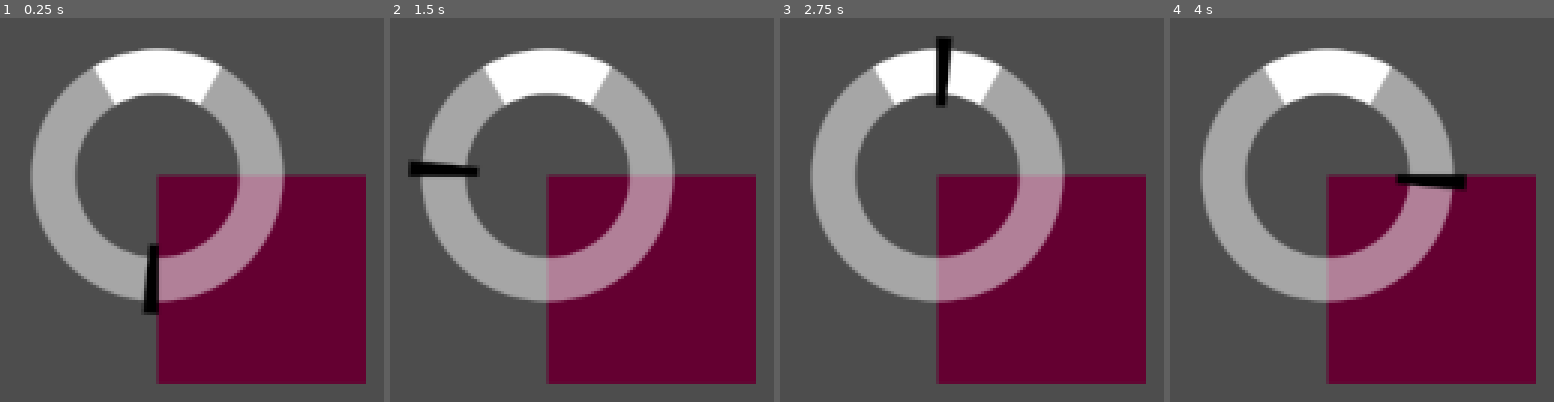
Above: before the commit, frames 1-4 (left to right).
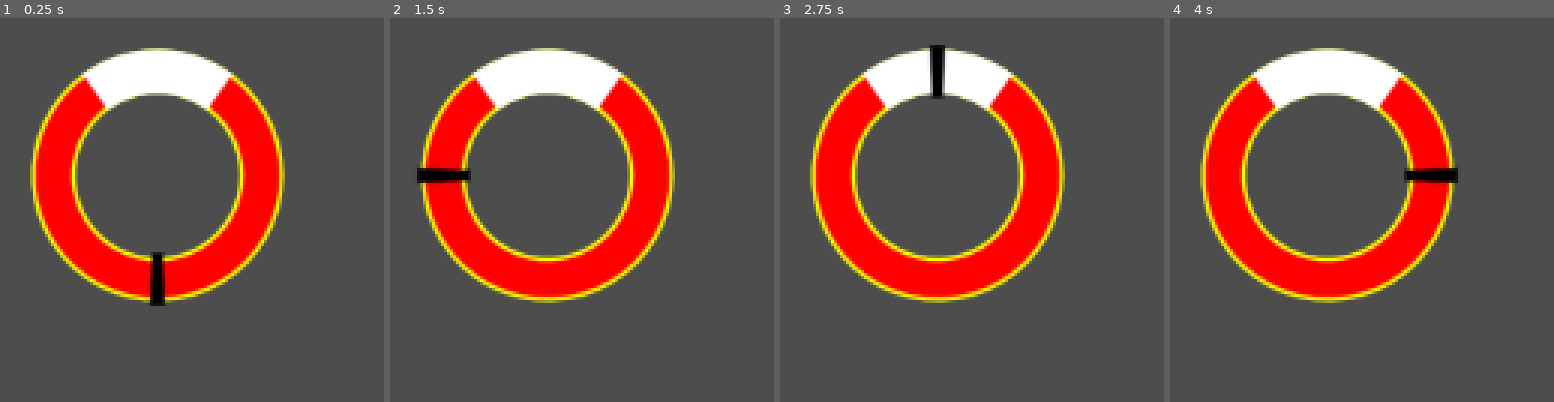
Above: after the commit, the same moments.

Repository: shapeshiftingrabbits/godot-wild-jam-68
Game: Godot game, scene res://scenes/default_scene.tscn
The game is run twice, just before and just after one commit, with the same random seed, the same clock (stepped at 60 frames per second) and the same inputs. The engine's default icon, where the game draws it, is replaced by a stand-in: a white triangle on a blue panel in a dark square.
Inputs:
- Up to frame 1 (0.25 s): no input
- Up to frame 2 (1.5 s): hold Space (minigame_interact, bound only after the commit) 0.53-1.28 s; tap Space (minigame_interact, bound only after the commit) at 1.35 s
- Up to frame 3 (2.75 s): hold Space (minigame_interact, bound only after the commit) from 2.03 s (still down)
- Up to frame 4 (4 s): release Space (minigame_interact, bound only after the commit) at 2.78 s; tap Space (minigame_interact, bound only after the commit) at 2.85 s; hold Space (minigame_interact, bound only after the commit) from 3.53 s (still down)

The runs differ from the first frame. In frame 1, 42% of the frame differs, in the area x 7-96%, y 7-96%; in frame 2, 42%; in frame 3, 43%, in the area x 7-96%, y 4-96%; in frame 4, 42%.

Commit message:
Partial hammer minigame mechanic

Diff:
--- /dev/null
+++ b/default_bus_layout.tres
@@ -0,0 +1,24 @@
+[gd_resource type="AudioBusLayout" load_steps=2 format=3 uid="uid://deerb0ujjv3ch"]
+
+[sub_resource type="AudioEffectReverb" id="AudioEffectReverb_fxb0d"]
+resource_name = "Reverb"
+room_size = 0.2
+damping = 0.1
+spread = 0.5
+wet = 0.3
+
+[resource]
+bus/1/name = &"SFX"
+bus/1/solo = false
+bus/1/mute = false
+bus/1/bypass_fx = false
+bus/1/volume_db = 0.0
+bus/1/send = &"Master"
+bus/2/name = &"Hammer"
+bus/2/solo = false
+bus/2/mute = false
+bus/2/bypass_fx = false
+bus/2/volume_db = 0.0
+bus/2/send = &"SFX"
+bus/2/effect/0/effect = SubResource("AudioEffectReverb_fxb0d")
+bus/2/effect/0/enabled = true
--- a/project.godot
+++ b/project.godot
@@ -14,3 +14,14 @@
 run/main_scene="res://scenes/default_scene.tscn"
 config/features=PackedStringArray("4.2", "Forward Plus")
 config/icon="res://icon.svg"
+
+[input]
+
+minigame_interact={
+"deadzone": 0.5,
+"events": [Object(InputEventKey,"resource_local_to_scene":false,"resource_name":"","device":0,"window_id":0,"alt_pressed":false,"shift_pressed":false,"ctrl_pressed":false,"meta_pressed":false,"pressed":false,"keycode":0,"physical_keycode":32,"key_label":0,"unicode":0,"echo":false,"script":null)
+, Object(InputEventKey,"resource_local_to_scene":false,"resource_name":"","device":0,"window_id":0,"alt_pressed":false,"shift_pressed":false,"ctrl_pressed":false,"meta_pressed":false,"pressed":false,"keycode":0,"physical_keycode":4194309,"key_label":0,"unicode":0,"echo":false,"script":null)
+, Object(InputEventMouseButton,"resource_local_to_scene":false,"resource_name":"","device":-1,"window_id":0,"alt_pressed":false,"shift_pressed":false,"ctrl_pressed":false,"meta_pressed":false,"button_mask":0,"position":Vector2(0, 0),"global_position":Vector2(0, 0),"factor":1.0,"button_index":1,"canceled":false,"pressed":false,"double_click":false,"script":null)
+, Object(InputEventJoypadButton,"resource_local_to_scene":false,"resource_name":"","device":-1,"button_index":0,"pressure":0.0,"pressed":false,"script":null)
+]
+}
--- a/scenes/default_scene.tscn
+++ b/scenes/default_scene.tscn
@@ -1,27 +1,41 @@
-[gd_scene load_steps=5 format=3 uid="uid://ykhkmcg0j1g8"]
+[gd_scene load_steps=9 format=3 uid="uid://ykhkmcg0j1g8"]
 
-[ext_resource type="Texture2D" uid="uid://b8m4es6sow0pu" path="res://icon.svg" id="1_vijgq"]
-[ext_resource type="Script" path="res://scripts/HammerIndicatorUnderlay.gd" id="2_mao3e"]
-[ext_resource type="Script" path="res://scripts/HammerIndicatorTarget.gd" id="3_oad2p"]
-[ext_resource type="Script" path="res://scripts/HammerIndicatorCurrent.gd" id="4_upeu7"]
+[ext_resource type="Script" path="res://scripts/hammer_indicator.gd" id="1_unvey"]
+[ext_resource type="Script" path="res://scripts/hammer_indicator_target.gd" id="3_oad2p"]
+[ext_resource type="Script" path="res://scripts/hammer_indicator_current.gd" id="4_upeu7"]
+[ext_resource type="AudioStream" uid="uid://cbo18v0a8i7qe" path="res://assets/audio/impactMetal_medium_000.ogg" id="5_4rqhw"]
+[ext_resource type="Script" path="res://scripts/hammer_indicator_track.gd" id="5_xs18s"]
+[ext_resource type="AudioStream" uid="uid://ish4hf4dkf2k" path="res://assets/audio/impactMetal_medium_001.ogg" id="6_luhd0"]
+[ext_resource type="AudioStream" uid="uid://ccv324m81iqkt" path="res://assets/audio/impactMetal_medium_002.ogg" id="7_7j0or"]
+
+[sub_resource type="AudioStreamRandomizer" id="AudioStreamRandomizer_vcxv0"]
+playback_mode = 1
+streams_count = 3
+stream_0/stream = ExtResource("5_4rqhw")
+stream_0/weight = 1.0
+stream_1/stream = ExtResource("6_luhd0")
+stream_1/weight = 1.0
+stream_2/stream = ExtResource("7_7j0or")
+stream_2/weight = 1.0
 
 [node name="Node2D" type="Node2D"]
 
-[node name="Sprite2D" type="Sprite2D" parent="."]
-visible = false
-texture = ExtResource("1_vijgq")
-
 [node name="Camera2D" type="Camera2D" parent="."]
 
-[node name="Polygon2D" type="Polygon2D" parent="."]
-color = Color(0.396078, 0, 0.192157, 1)
-polygon = PackedVector2Array(0, 0, 100, 0, 100, 100, 0, 100, 0, 0)
+[node name="HammerIndicator" type="Node" parent="."]
+script = ExtResource("1_unvey")
 
-[node name="HammerIndicatorUnderlay" type="Node2D" parent="."]
-script = ExtResource("2_mao3e")
+[node name="HammerIndicatorTrack" type="Node2D" parent="HammerIndicator"]
+script = ExtResource("5_xs18s")
 
-[node name="HammerIndicatorTarget" type="Node2D" parent="."]
+[node name="HammerIndicatorTarget" type="Node2D" parent="HammerIndicator"]
 script = ExtResource("3_oad2p")
 
-[node name="HammerIndicatorCurrent2" type="Node2D" parent="."]
+[node name="HammerIndicatorCurrent" type="Node2D" parent="HammerIndicator"]
 script = ExtResource("4_upeu7")
+
+[node name="HammerIndicatorAudioStreamPlayer" type="AudioStreamPlayer" parent="HammerIndicator"]
+stream = SubResource("AudioStreamRandomizer_vcxv0")
+bus = &"Hammer"
+
+[connection signal="hit" from="HammerIndicator" to="HammerIndicator/HammerIndicatorAudioStreamPlayer" method="play" binds= [0.0]]
--- a/scripts/HammerIndicatorCurrent.gd
+++ /dev/null
@@ -1,15 +0,0 @@
-extends Node2D
-
-var time : float:
-	set(value):
-		time = value
-
-func _process(_delta):
-	time += _delta
-	queue_redraw()
-
-func _draw():
-	var black : Color = Color.BLACK
-	var start : float = fmod((time) * TAU, TAU)
-
-	draw_arc(Vector2(0, 0), 50, start, start + TAU / 64, 10, black, 32, true)
--- a/scripts/HammerIndicatorTarget.gd
+++ /dev/null
@@ -1,8 +0,0 @@
-extends Node2D
-
-func _draw():
-
-	var white : Color = Color.WHITE
-	var top = (TAU / 4 * 3)
-
-	draw_arc(Vector2(0, 0), 50, top - (TAU / 12), top + (TAU / 12), 360, white, 20, true)
--- a/scripts/HammerIndicatorUnderlay.gd
+++ /dev/null
@@ -1,9 +0,0 @@
-extends Node2D
-
-func _process(_delta):
-	queue_redraw()
-
-func _draw():
-	var white : Color = Color(255, 255, 255, 0.5)
-
-	draw_arc(Vector2(0, 0), 50, 0, TAU, 360, white, 20, true)
--- /dev/null
+++ b/scripts/hammer_indicator.gd
@@ -0,0 +1,38 @@
+extends Node
+signal hit
+
+@export var loop_time_seconds: float = 1.0
+@export var difficulty: int = 5
+
+@onready var current: Node2D = get_node("HammerIndicatorCurrent")
+@onready var target: Node2D = get_node("HammerIndicatorTarget")
+
+var time: float = 0
+
+# Called when the node enters the scene tree for the first time.
+func _ready():
+	pass # Replace with function body.
+
+
+# Called every frame. 'delta' is the elapsed time since the previous frame.
+func _process(delta):
+	time += delta
+
+	current.rotation = fmod(time / loop_time_seconds, 1.0) * TAU
+	target.rotation = TAU * 3 / 4
+	target.difficulty = difficulty
+
+func _input(event):
+	if event is InputEvent:
+		if event.is_action_pressed("minigame_interact"):
+			if in_target_time():
+				hit.emit()
+
+func in_target_time():
+	var target_time_duration = loop_time_seconds / difficulty
+	var start_time = loop_time_seconds * 3 / 4 - target_time_duration / 2
+	var end_time = start_time + target_time_duration
+
+	var normalized_time = fmod(time, loop_time_seconds)
+
+	return normalized_time >= start_time && normalized_time <= end_time
--- /dev/null
+++ b/scripts/hammer_indicator_current.gd
@@ -0,0 +1,32 @@
+@tool
+
+extends Node2D
+
+@export var fill: Color = Color.BLACK:
+	set(value):
+		fill = value
+		queue_redraw()
+
+@export var radius: float = 50.0:
+	set(value):
+		radius = value
+		queue_redraw()
+
+@export var thickness: float = 24.0:
+	set(value):
+		thickness = value
+		queue_redraw()
+
+@export var antialias: bool = true:
+	set(value):
+		antialias = value
+		queue_redraw()
+
+
+func _process(_delta):
+	queue_redraw()
+
+func _draw():
+	var width = TAU / 64
+
+	draw_arc(Vector2(0, 0), radius, TAU - width / 2, TAU + width / 2, roundi(thickness), fill, thickness, antialias)
--- /dev/null
+++ b/scripts/hammer_indicator_target.gd
@@ -0,0 +1,37 @@
+@tool
+
+extends Node2D
+
+@export var radius: float = 50.0:
+	set(value):
+		radius = value
+		queue_redraw()
+
+@export var thickness: float = 20.0:
+	set(value):
+		thickness = value
+		queue_redraw()
+
+@export var fill_color: Color = Color.WHITE:
+	set(value):
+		fill_color = value
+		queue_redraw()
+
+@export var antialias: bool = true:
+	set(value):
+		antialias = value
+		queue_redraw()
+
+@export var difficulty: int = 6:
+	set(value):
+		difficulty = value
+		queue_redraw()
+
+# Called every frame. 'delta' is the elapsed time since the previous frame.
+func _process(_delta):
+	queue_redraw()
+
+func _draw():
+	var width = TAU / difficulty
+
+	draw_arc(Vector2(0, 0), radius, TAU - (width / 2), TAU + width / 2, roundi(radius), fill_color, thickness, antialias)
--- /dev/null
+++ b/scripts/hammer_indicator_track.gd
@@ -0,0 +1,43 @@
+@tool
+
+extends Node2D
+
+
+@export var radius: float = 50.0:
+	set(value):
+		radius = value
+		queue_redraw()
+
+@export var thickness: float = 16.0:
+	set(value):
+		thickness = value
+		queue_redraw()
+
+@export var stroke_width: float = 4.0:
+	set(value):
+		stroke_width = value
+		queue_redraw()
+
+@export var fill_color: Color = Color.RED:
+	set(value):
+		fill_color = value
+		queue_redraw()
+
+@export var stroke_color: Color = Color.YELLOW:
+	set(value):
+		stroke_color = value
+		queue_redraw()
+
+@export var antialias: bool = true:
+	set(value):
+		antialias = value
+		queue_redraw()
+
+
+# Called every frame. 'delta' is the elapsed time since the previous frame.
+func _process(_delta):
+	queue_redraw()
+
+func _draw():
+	draw_arc(Vector2(0, 0), radius, 0, TAU, roundi(radius), Color.YELLOW, thickness + stroke_width, antialias)
+	draw_arc(Vector2(0, 0), radius, 0, TAU, roundi(radius), Color.RED, thickness, antialias)
